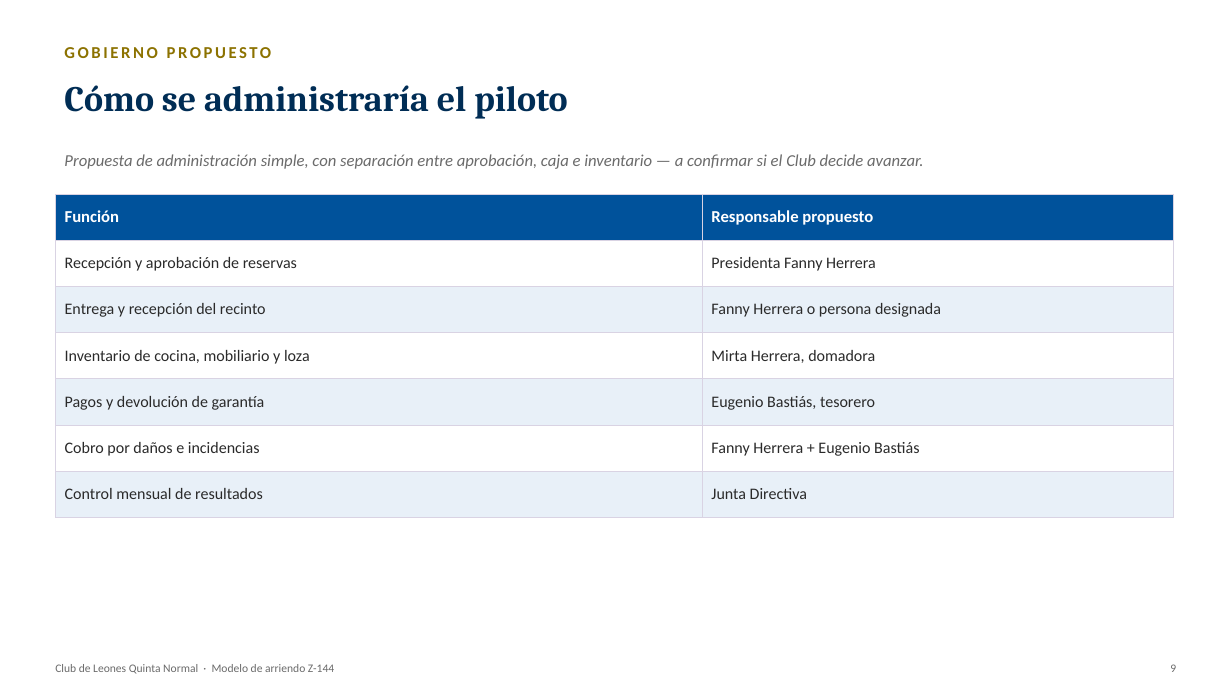
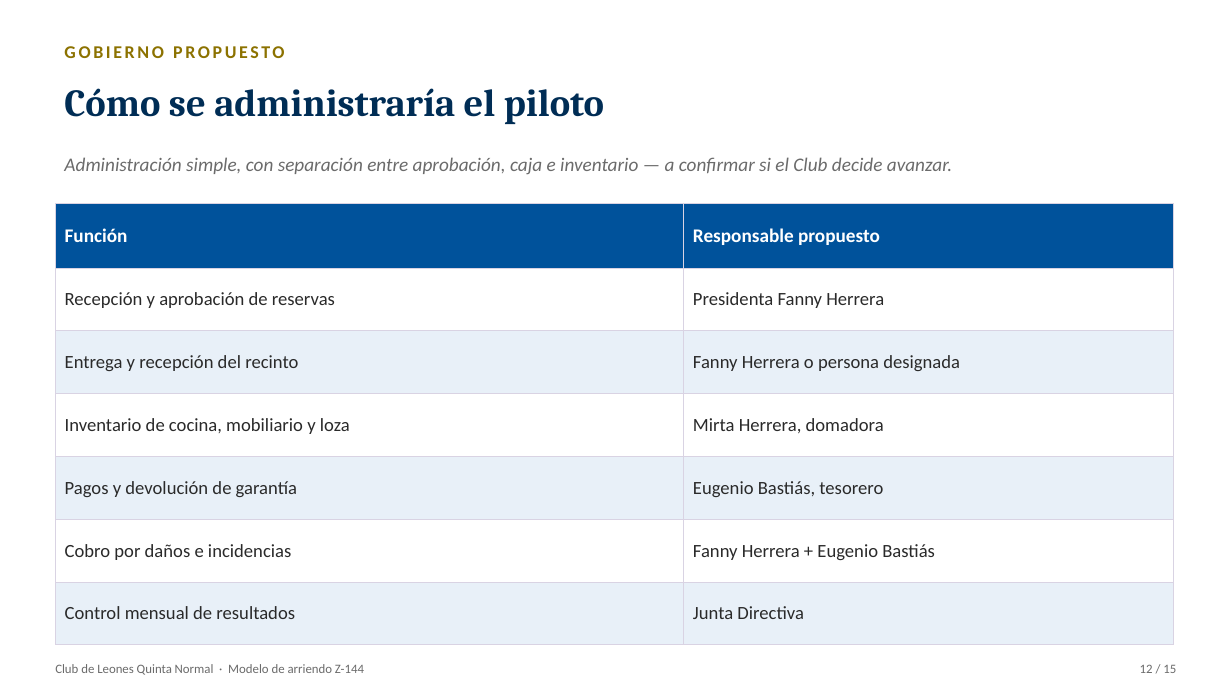
Before and after one commit to wbarrientosd-svg/claude, a slide deck: slide 12 of informes/Presentacion_Modelo_Arriendo_Club_Leones_Z144.pptx (slide 9 before the commit). Drawn at 1232x693 pixels with LibreOffice and Linux fonts; fonts in the diff are those of the drawing. Boxes give left, top, right and bottom in pixels: in the first picture for what was removed or moved away, otherwise in the second. Text is boxed around its words. In the diff, an @@ line names an element or a change of style, - is before the commit and + after.

```diff
--- a/informes/Presentacion_Modelo_Arriendo_Club_Leones_Z144.pptx
+++ b/informes/Presentacion_Modelo_Arriendo_Club_Leones_Z144.pptx
@@ text "GOBIERNO PROPUESTO" at box(64, 46, 284, 58): size 13 to 14 pt @@
@@ text "Cómo se administraría el piloto" at box(64, 88, 604, 124): size 28 to 30 pt @@
@@ text at box(64, 157, 952, 174): text changed; size 13 to 15 pt @@
-Propuesta de administración simple, con separación entre aprobación, caja e inventario — a confirmar si el Club decide avanzar.
+Administración simple, con separación entre aprobación, caja e inventario — a confirmar si el Club decide avanzar.
@@ table at box(55, 203, 1174, 623) @@
@@ size 13 to 15 pt in "Función", "Responsable propuesto" @@
@@ size 12.5 to 14.5 pt @@
@@ table: place and size @@
-table at box(55, 194, 1174, 503)
+table at box(55, 203, 1174, 623)
@@ text "Club de Leones Quinta Normal ..." at box(55, 664, 364, 675): size 9 to 10 pt @@
@@ text added at box(1140, 664, 1176, 673), 10 pt, text #6B6B6B @@
+12 / 15
@@ text removed at box(1170, 664, 1176, 672) @@
-9
```
Also in this commit, not shown: 10 other slides changed, 4 slides added, 1 other file.
